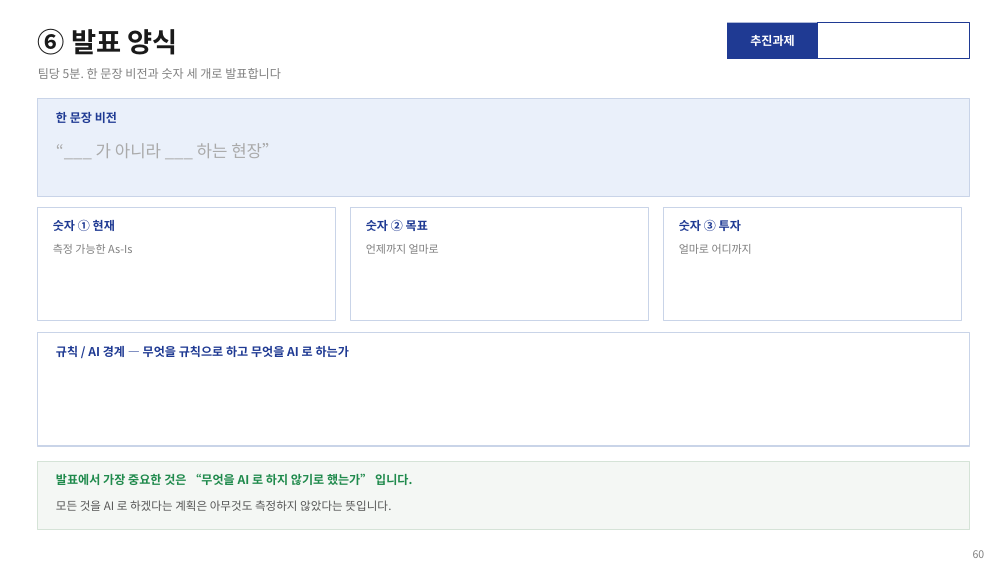
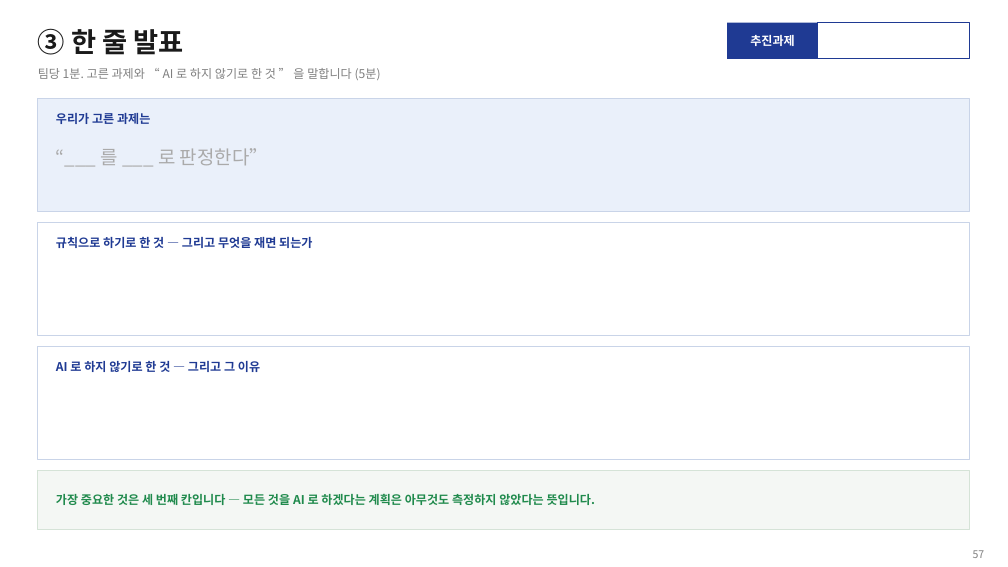
Before and after one commit to MacTechIN/P_AI_first_Led_blinking_by_AI, a slide deck: slide 57 of docs/lecture/deck/pai-deck.pptx (slide 60 before the commit). Drawn at 1008x567 pixels with LibreOffice and Linux fonts; fonts in the diff are those of the drawing. Boxes give left, top, right and bottom in pixels: in the first picture for what was removed or moved away, otherwise in the second. Text is boxed around its words. In the diff, an @@ line names an element or a change of style, - is before the commit and + after.

```diff
--- a/docs/lecture/deck/pai-deck.pptx
+++ b/docs/lecture/deck/pai-deck.pptx
@@ text at (38, 28, 184, 55): text changed @@
-⑥ 발표 양식
+③ 한 줄 발표
@@ text at (38, 68, 381, 80): text changed @@
-팀당 5분. 한 문장 비전과 숫자 세 개로 발표합니다
+팀당 1분. 고른 과제와 “ AI 로 하지 않기로 한 것 ” 을 말합니다 (5분)
@@ rectangle: place and size @@
-rectangle at (38, 98, 969, 197)
+rectangle at (38, 98, 969, 212)
@@ text at (56, 113, 150, 124): text changed @@
-한 문장 비전
+우리가 고른 과제는
@@ text at (101, 148, 268, 165): text changed; size 16 to 18 pt @@
-“___ 가 아니라 ___ 하는 현장”
+“___ 를 ___ 로 판정한다”
@@ rectangle removed at (351, 207, 649, 321) @@
@@ rectangle removed at (664, 207, 962, 321) @@
@@ rectangle: place and size @@
-rectangle at (38, 207, 336, 321)
+rectangle at (38, 222, 969, 336)
@@ text removed at (53, 219, 115, 231) @@
-숫자 ① 현재
@@ text at (56, 237, 312, 248): text changed @@
-규칙 / AI 경계 — 무엇을 규칙으로 하고 무엇을 AI 로 하는가
+규칙으로 하기로 한 것 — 그리고 무엇을 재면 되는가
@@ text removed at (366, 219, 428, 231) @@
-숫자 ② 목표
@@ text removed at (679, 219, 741, 231) @@
-숫자 ③ 투자
@@ text removed at (53, 244, 132, 254) @@
-측정 가능한 As-Is
@@ text removed at (366, 244, 439, 254) @@
-언제까지 얼마로
@@ text removed at (679, 244, 752, 254) @@
-얼마로 어디까지
@@ rectangle: place and size @@
-rectangle at (38, 333, 969, 446)
+rectangle at (38, 346, 969, 460)
@@ text added at (56, 361, 260, 372), 11.5 pt, text #1F3A93, bold @@
+AI 로 하지 않기로 한 것 — 그리고 그 이유
@@ rectangle: place and size @@
-rectangle at (38, 461, 969, 529)
+rectangle at (38, 470, 969, 529)
@@ text removed at (56, 473, 412, 485) @@
-발표에서 가장 중요한 것은 “무엇을 AI 로 하지 않기로 했는가” 입니다.
@@ text at (56, 494, 595, 505): text changed; size 11 to 11.5 pt; text colour #555555 to #1F8A4C; bold on @@
-모든 것을 AI 로 하겠다는 계획은 아무것도 측정하지 않았다는 뜻입니다.
+가장 중요한 것은 세 번째 칸입니다 — 모든 것을 AI 로 하겠다는 계획은 아무것도 측정하지 않았다는 뜻입니다.
@@ text at (973, 550, 985, 558): text changed @@
-60
+57
```
Also in this commit, not shown: 8 other slides changed, 2 slides removed, 5 other files.
